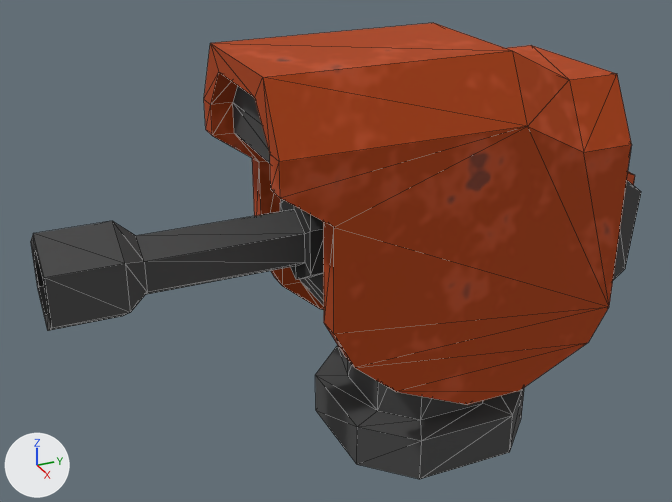
The glTF model models/tower/ProjectileStandard.glb: old version first, new version second.
Before and after are seen from a 50 mm camera at (1.081, -0.629, 0.85) aimed at (-0.017, -0.135, 0.301). The lights are fixed; the arrows at lower left show +X, +Y and +Z. Mesh edges are drawn as thin lines. Vertices at the same position are counted once.

The older version as bpy lines, for what is in view:
```python
mat_baked = principled_material('Baked')
mat_baked.texture = img_projectilestandard_color
mat_baked.metallic = 0.1
mat_baked.roughness = 0.9
me_cube_001 = bpy.data.meshes.new('Cube.001')
me_cube_001.from_pydata(...)  # 228 vertices, 386 faces; spans x -0.145..0.145, y -0.539..0.329, z -0.003..0.591
me_cube_001.materials.append(mat_baked)  # picture img_projectilestandard_color
ob_turretframe_001 = bpy.data.objects.new('TurretFrame.001', me_cube_001)
ob_turretframe_001.location = (0.0, 0.0, 0.0)
```
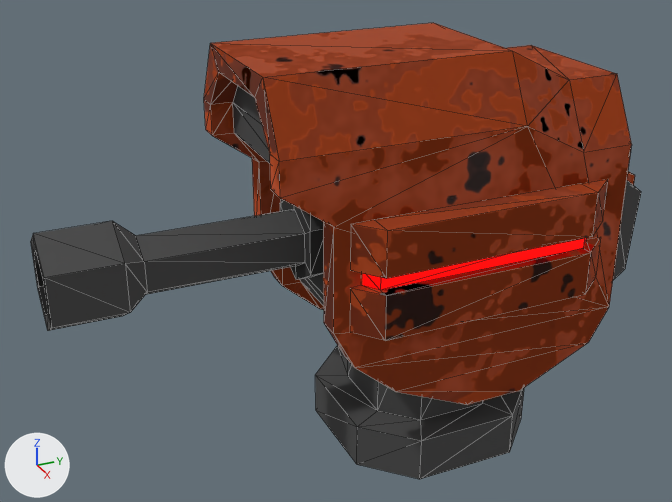
Location of each change, [x1, y1, x2, y2] in pixels of the pictures (672 x 502 px):
'TurretFrame.001', surface changed, reshaped
    both: [31, 23, 641, 479]
part 1 of me_cube_001, added (brown)
    after: [350, 179, 608, 340]

Edits to the bpy script that builds the scene:
```text
Add img_projectilestandard_normal_png:
    img_projectilestandard_normal_png = load_image('ProjectileStandard_normal.png', '_unpacked/ProjectileStandard_normal.png', 512, 512, 'Non-Color')
Add img_projectilestandard_emit_png:
    img_projectilestandard_emit_png = load_image('ProjectileStandard_emit.png', '_unpacked/ProjectileStandard_emit.png', 512, 512, 'sRGB')
Change mat_baked:
    remove # nodes: BsdfPrincipled, OutputMaterial, TexImage
    nodes: BsdfPrincipled, NormalMap, OutputMaterial, TexImage x3
    uses the picture img_projectilestandard_emit_png
    uses the picture img_projectilestandard_normal_png
Change me_cube_001:
    used by ob_turretframe_001; location = (0.0, 0.0, 0.0)
    remove me_cube_001.from_pydata(...)  # 228 vertices, 386 faces; spans x -0.145..0.145, y -0.539..0.329, z -0.003..0.591
    add me_cube_001.from_pydata(...)  # 284 vertices, 462 faces; spans x -0.182..0.182, y -0.539..0.329, z -0.003..0.591
    me_cube_001 part 1: a new loose piece of 28 vertices spanning x 0.143..0.182, y -0.189..0.197, z 0.265..0.414, in mat_baked
```
